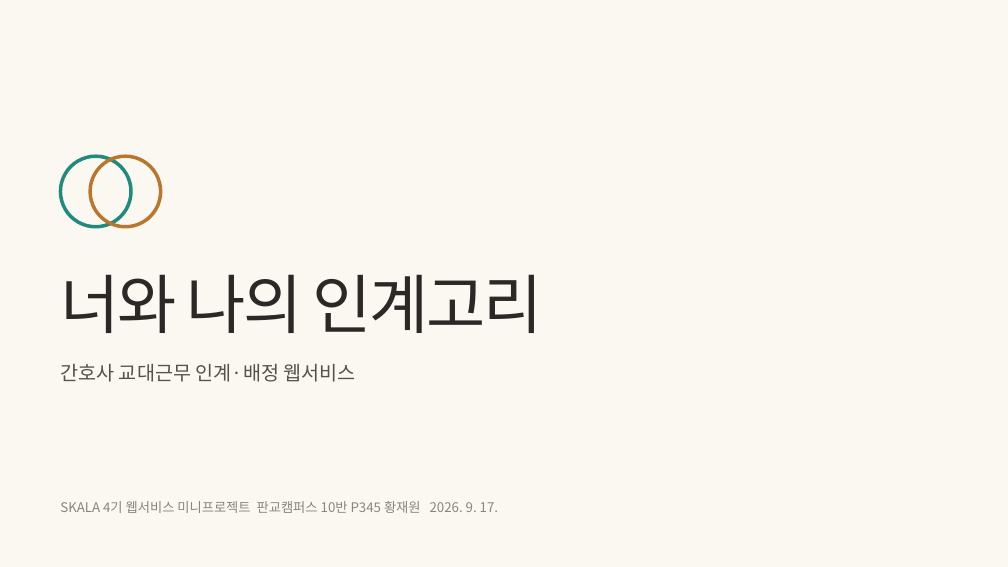
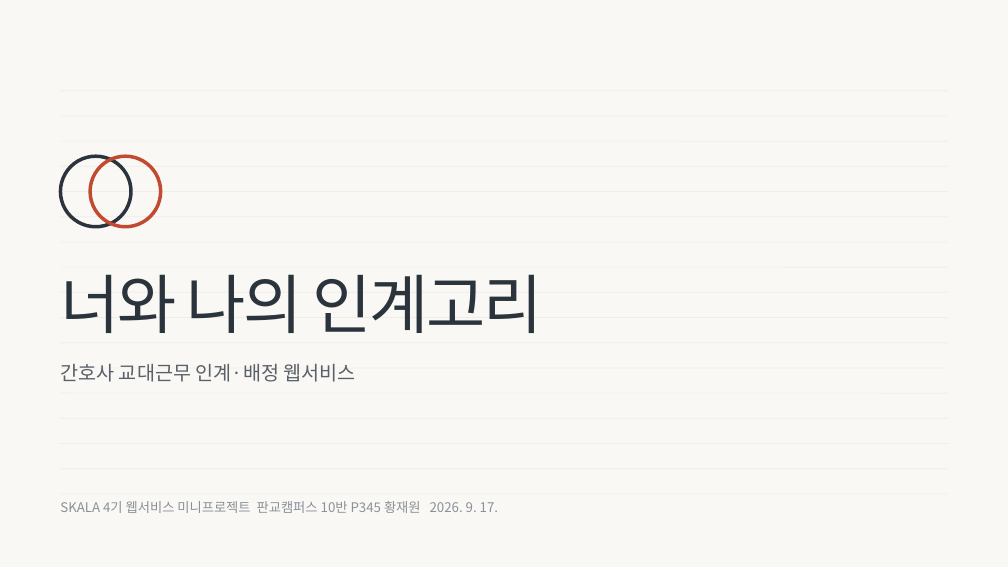
Before and after one commit to wodnjs2020136144/skala-webservice-mini, a slide deck: slide 1 of deliverables/10반_황재원_너와나의인계고리-개요.pptx. Drawn at 1008x567 pixels with LibreOffice and Linux fonts; fonts in the diff are those of the drawing. Boxes give left, top, right and bottom in pixels: in the first picture for what was removed or moved away, otherwise in the second. Text is boxed around its words. In the diff, an @@ line names an element or a change of style, - is before the commit and + after.

```diff
--- a/deliverables/10반_황재원_너와나의인계고리-개요.pptx
+++ b/deliverables/10반_황재원_너와나의인계고리-개요.pptx
@@ background #FBF8F2 to #F9F8F4 @@
@@ ellipse at bbox=[60, 156, 131, 227]: outline #1F8A7E 2.5 pt to #2B333C 2.5 pt @@
@@ line added from (60, 166) to (948, 166), #EFEDE7 0.5 pt @@
@@ ellipse at bbox=[90, 156, 160, 227]: outline #B9772E 2.5 pt to #C24A31 2.5 pt @@
@@ line added from (60, 192) to (948, 192), #EFEDE7 0.5 pt @@
@@ line added from (60, 217) to (948, 217), #EFEDE7 0.5 pt @@
@@ text "너와 나의 인계고리" at bbox=[60, 274, 543, 333]: text colour #2A2926 to #2B333C @@
@@ line added from (60, 292) to (948, 292), #EFEDE7 0.5 pt @@
@@ line added from (60, 318) to (948, 318), #EFEDE7 0.5 pt @@
@@ text "간호사 교대근무 인계·배정 웹서비스" at bbox=[60, 364, 356, 382]: text colour #55524B to #5A6069 @@
@@ line added from (60, 368) to (948, 368), #EFEDE7 0.5 pt @@
@@ text "SKALA 4기 웹서비스 미니프로젝트 판교캠퍼스 ..." at bbox=[60, 501, 498, 513]: text colour #8A867C to #8C9199 @@
```
Also in this commit, not shown: 38 other slides changed, 2 slides added, 1 slide removed, 8 other files.
